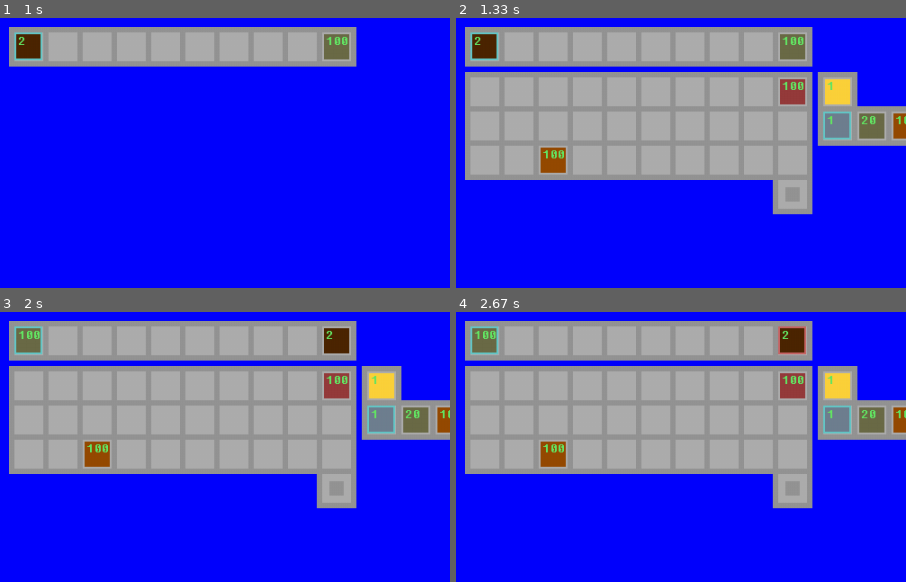
Above: before the commit, frames 1-4 (two rows, left to right).
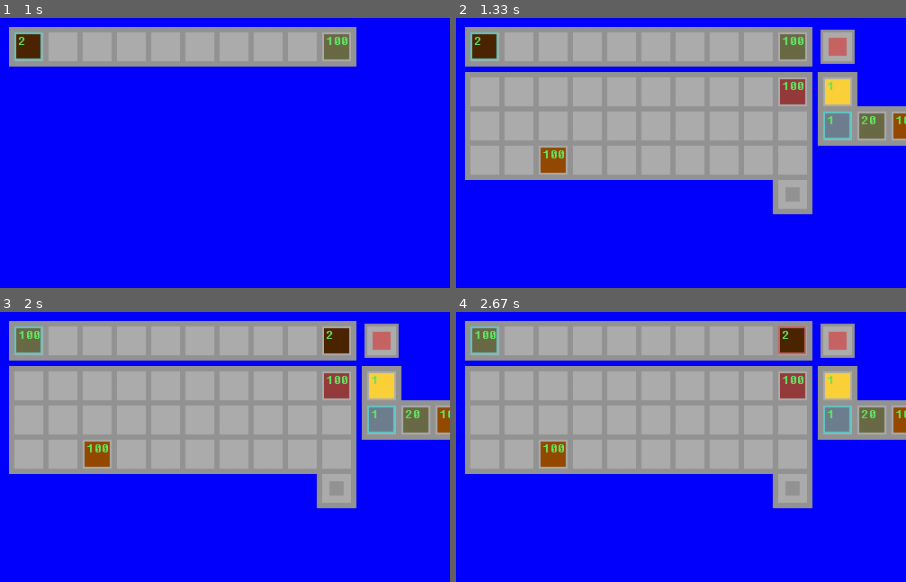
Above: after the commit, the same moments.

Repository: diduk001/terraria-clone-pygame
Game: pygame game, started from Main.py
Two runs of this game, one before a commit and one after it. Both use one fixed random seed, a clock stepped at 60 frames per second and the inputs below.
Inputs:
- Up to frame 1 (1 s): click "2" at 0.38 s; hold D from 0.67 s (still down)
- Up to frame 2 (1.33 s): release D at 1.13 s; tap Tab at 1.17 s
- Up to frame 3 (2 s): click "2" at 1.55 s; click "100" at 1.88 s
- Up to frame 4 (2.67 s): tap Space at 2.17 s; click "2" at 2.55 s
The pictures show only the part of the screen within x 0-50%, y 0-50%; the shares and areas given below are measured in that part.

Frame 1 is identical in both runs. In frame 2, 1.0% of the frame differs, in the area x 80-89%, y 4-18%; in frame 3, 1.0%; in frame 4, 1.0%.

Commit message:
Craft update (now works)

Diff:
--- a/Inventory.py
+++ b/Inventory.py
@@ -60,6 +60,9 @@
 
         self.chosen_recipe = 1
         self.craft_coordinates = [(0, 0) for i in range(len(self.enable_to_craft))]
+        self.craft_button_coordinates = (self.x + self.width * (self.cell_size + self.frame_size)
+                                         + 2.5 * self.frame_size,
+                                         self.y + self.frame_size / 2)
 
         for i in range(len(self.enable_to_craft)):
             self.craft_coordinates[i] = (self.x + self.width * (self.frame_size + self.cell_size) + 3 * self.frame_size,
@@ -140,12 +143,25 @@
 
         # Отрисовка крафтов
         if self.is_open:
+
+            # Отрисовка кнопки крафта
+            x, y = self.craft_button_coordinates
+            size = self.cell_size + self.frame_size
+            pygame.draw.rect(screen, (149, 149, 149), (x, y, size, size), 0)
+            x += self.frame_size / 2
+            y += self.frame_size / 2
+            size -= self.frame_size
+            pygame.draw.rect(screen, (174, 174, 174), (x, y, size, size), 0)
+            x += self.frame_size
+            y += self.frame_size
+            size -= 2 * self.frame_size
+            pygame.draw.rect(screen, (200, 100, 100), (x, y, size, size), 0)
+
             height = len(self.enable_to_craft) * (self. frame_size + self.cell_size) + self.frame_size
             width = 2 * self.frame_size + self.cell_size
             x = self.x + self.width * (self.frame_size + self.cell_size) + 2 * self.frame_size
             y = self.y + self.qapheight * (self.frame_size + self.cell_size) + 2 * self.frame_size
             pygame.draw.rect(screen, (149, 149, 149), (x, y, width, height), 0)
-
             for i in range(len(self.enable_to_craft)):
                 x, y = self.craft_coordinates[i]
                 pygame.draw.rect(screen, (174, 174, 174), (x, y, self.cell_size, self.cell_size), 0)
@@ -154,7 +170,6 @@
                 font = pygame.font.Font("MainFont.fon", 16)
                 text = font.render(str(item.craft_count), 1, (100, 230, 100))
                 screen.blit(text, (x + 4, y + 2))
-
             x, y = self.craft_coordinates[self.chosen_recipe]
             item = self.enable_to_craft[self.chosen_recipe]
             pygame.draw.rect(screen, (100, 200, 200), (x, y, self.cell_size - 1, self.cell_size - 1), 2)
@@ -231,6 +246,11 @@
     def get_cell(self, mouse_pos):
         x, y = mouse_pos
         if self.is_open:
+            cell_x, cell_y = self.craft_button_coordinates
+            cell_x += self.frame_size / 2
+            cell_y += self.frame_size / 2
+            if cell_x <= x <= cell_x +self.cell_size and cell_y <= y <= cell_y + self.cell_size:
+                return -2, -2
             for i in range(self.qapheight + self.bpheight):
                 for j in range(self.width):
                     cell_x, cell_y = self.coordinates[i][j]
@@ -248,16 +268,17 @@
         return None
 
     def left_clicked(self, mouse_pos):
-        print("left")
         if self.last_click_is_right:
             self.last_click_is_right = False
             self.to_swap = []
             return
         cell = self.get_cell(mouse_pos)
-        print(cell)
         if cell is None:
-            return
+                return
         if self.is_open:
+            if cell == (-2, -2):
+                self.craft()
+                return
             self.to_swap += [cell]
             if len(self.to_swap) == 2:
                 self.left_swap()
@@ -265,10 +286,10 @@
             self.chosen_cell = cell
 
     def right_clicked(self, mouse_pos):
-        print("right")
         self.last_click_is_right = True
         cell = self.get_cell(mouse_pos)
-        print(cell)
+        if cell == (-2, -2):
+            return
         if cell is None:
             return
         elif not self.is_open:
@@ -349,4 +370,10 @@
                     return
 
     def craft(self):
-        pass
+        item = self.enable_to_craft[self.chosen_recipe]
+        for ingredient, count in item.recipe:
+            if self.item_count(ingredient.id) < count:
+                return
+        for ingredient, count in item.recipe:
+            self.item_delete(ingredient.id, count)
+        self.item_add(item, item.craft_count)
